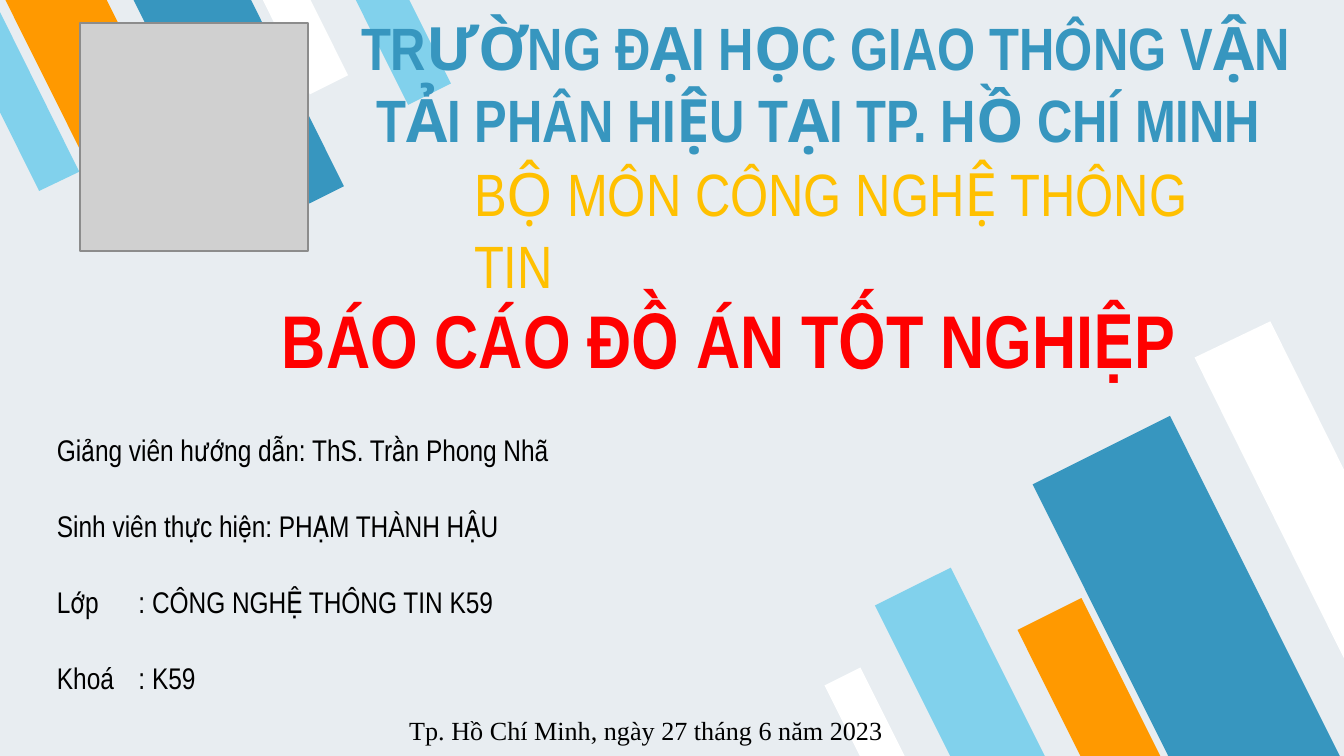
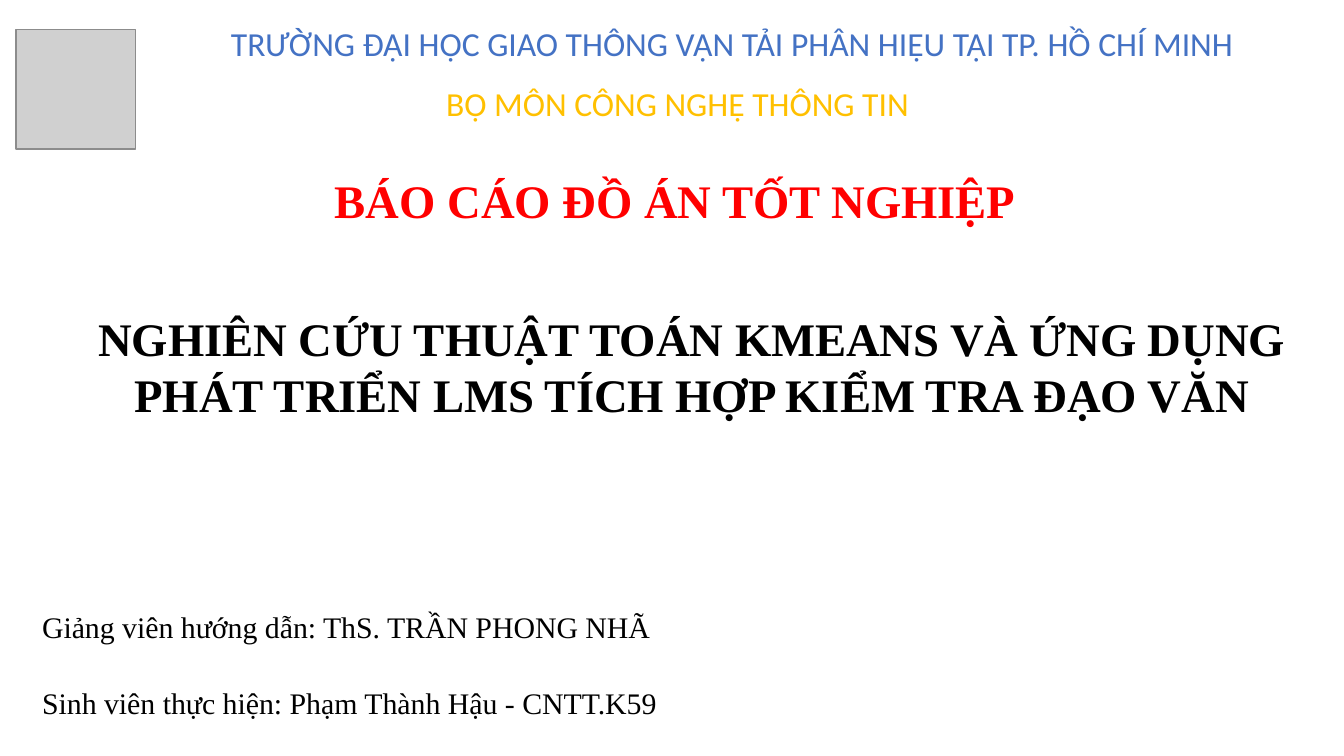
Before and after one commit to PTH-IT/DATN, a slide deck: slide 1 of Baocao/doan.pptx. Drawn at 1344x756 pixels with LibreOffice and Linux fonts; fonts in the diff are those of the drawing; grey boxes stand for pictures. Boxes give left, top, right and bottom in pixels: in the first picture for what was removed or moved away, otherwise in the second. Text is boxed around its words. In the diff, an @@ line names an element or a change of style, - is before the commit and + after.

```diff
--- a/Baocao/doan.pptx
+++ b/Baocao/doan.pptx
@@ background #E8EDF1 to #FFFFFF @@
@@ group removed at (0, 0, 452, 234): 4 flow chart manual inputs, 1 freeform shape @@
@@ title "TRƯỜNG ĐẠI HỌC GIAO THÔNG ...": place and size @@
-title "TRƯỜNG ĐẠI HỌC GIAO THÔNG ..." at (475, 22, 1260, 143)
+title "TRƯỜNG ĐẠI HỌC GIAO THÔNG ..." at (231, 28, 1233, 62)
@@ title "TRƯỜNG ĐẠI HỌC GIAO THÔNG ..." at (231, 28, 1233, 62): size 32 to 18 pt, font Arial Narrow to Calibri, text colour #3796BF to #4472C4, bold off; line spacing 1 to 0.9 @@
@@ picture: place and size @@
-picture at (81, 23, 309, 251)
+picture at (16, 30, 136, 149)
@@ text "BỘ MÔN CÔNG NGHỆ THÔNG ...": place and size @@
-text "BỘ MÔN CÔNG NGHỆ THÔNG ..." at (474, 168, 1187, 288)
+text "BỘ MÔN CÔNG NGHỆ THÔNG ..." at (446, 89, 908, 122)
@@ text "BỘ MÔN CÔNG NGHỆ THÔNG ..." at (446, 89, 908, 122): size 32 to 18 pt, font Arial Narrow to Calibri @@
@@ text "BÁO CÁO ĐỒ ÁN TỐT ...": place and size @@
-text "BÁO CÁO ĐỒ ÁN TỐT ..." at (282, 308, 784, 369)
+text "BÁO CÁO ĐỒ ÁN TỐT ..." at (335, 181, 1015, 227)
@@ text "BÁO CÁO ĐỒ ÁN TỐT ..." at (335, 181, 1015, 227): size 40 to 25 pt, font Arial Narrow to Times New Roman @@
@@ text added at (98, 320, 1285, 421), 25 pt, text #000000, bold @@
+NGHIÊN CỨU THUẬT TOÁN KMEANS VÀ ỨNG DỤNG PHÁT TRIỂN LMS TÍCH HỢP KIỂM TRA ĐẠO VĂN
@@ group removed at (824, 321, 1344, 756): 4 flow chart manual inputs, 1 freeform shape @@
@@ text at (42, 615, 656, 719): text changed; font Arial Narrow to Times New Roman @@
-Giảng viên hướng dẫn: ThS. Trần Phong Nhã
-Sinh viên thực hiện: PHẠM THÀNH HẬU
-Lớp : CÔNG NGHỆ THÔNG TIN K59
-Khoá : K59
+Giảng viên hướng dẫn: ThS. TRẦN PHONG NHÃ
+Sinh viên thực hiện: Phạm Thành Hậu - CNTT.K59
@@ text removed at (409, 721, 882, 746) @@
-Tp. Hồ Chí Minh, ngày 27 tháng 6 năm 2023
```
Also in this commit, not shown: 8 other slides changed, 8 slides added, 13 slides removed.
